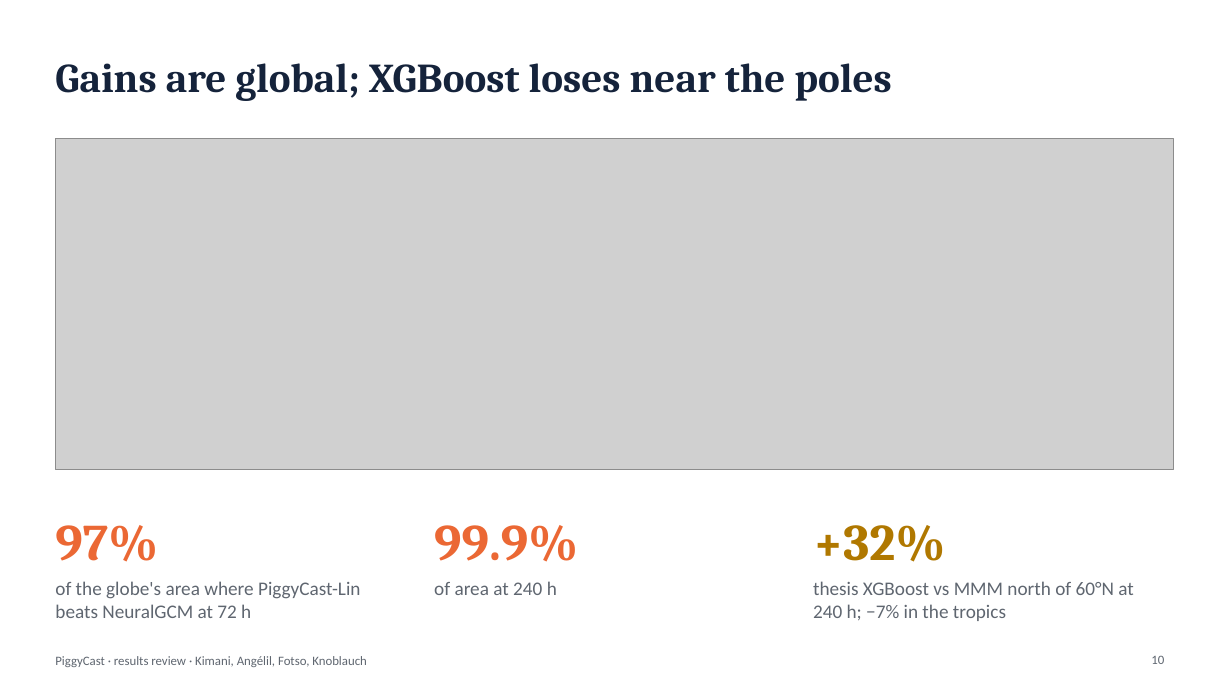
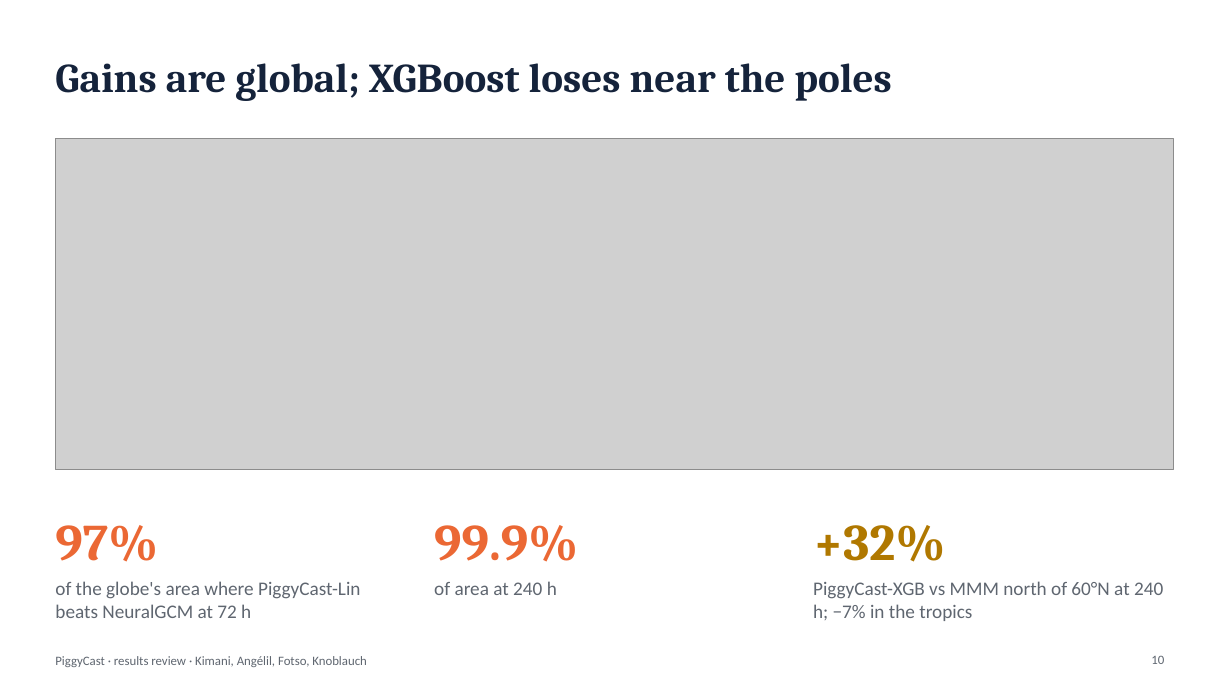
Before and after one commit to josiahkim29/AIMS_Masters_Thesis, a slide deck: slide 10 of PiggyCast_Arxiv_Paper/presentation/PiggyCast_results_review.pptx. Drawn at 1232x693 pixels with LibreOffice and Linux fonts; fonts in the diff are those of the drawing; grey boxes stand for pictures. Boxes give left, top, right and bottom in pixels: in the first picture for what was removed or moved away, otherwise in the second. Text is boxed around its words. In the diff, an @@ line names an element or a change of style, - is before the commit and + after.

```diff
--- a/PiggyCast_Arxiv_Paper/presentation/PiggyCast_results_review.pptx
+++ b/PiggyCast_Arxiv_Paper/presentation/PiggyCast_results_review.pptx
@@ text at bbox=[813, 581, 1163, 621]: text changed @@
-thesis XGBoost vs MMM north of 60°N at 240 h; −7% in the tropics
+PiggyCast-XGB vs MMM north of 60°N at 240 h; −7% in the tropics
```
Also in this commit, not shown: 9 other slides changed, 6 other files.
